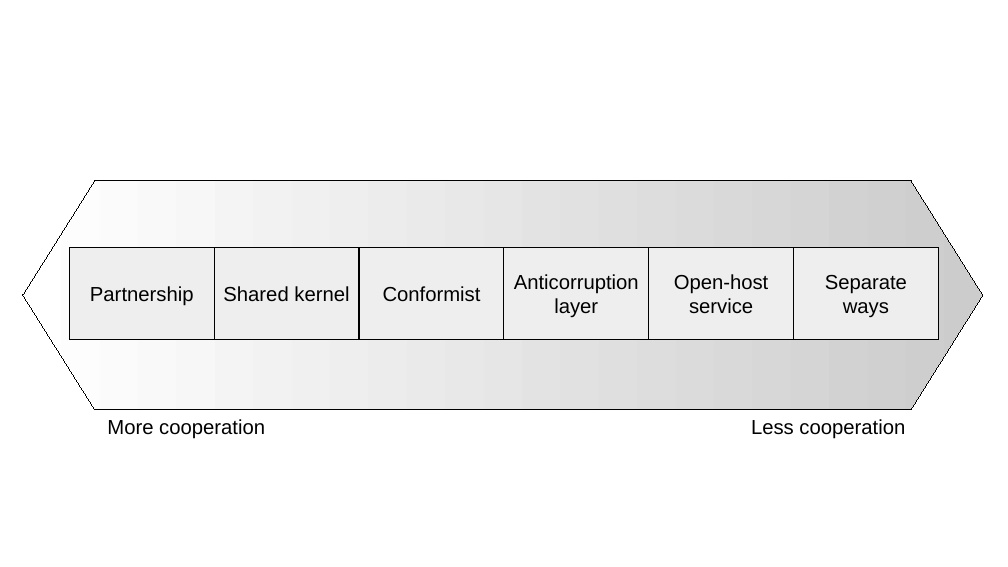
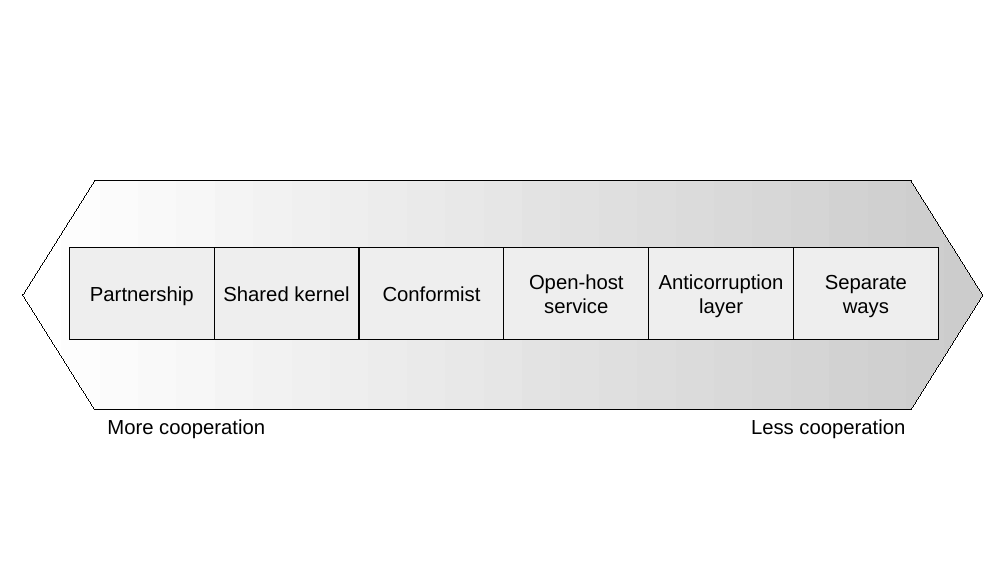
Before and after one commit to megakevin/end-point-blog, a slide deck: slide 7 of 2025/09/high-level-system-analysis-and-design-ddd-part-1/diagrams.odp. Drawn at 1008x567 pixels with LibreOffice and Linux fonts; fonts in the diff are those of the drawing. Boxes give left, top, right and bottom in pixels: in the first picture for what was removed or moved away, otherwise in the second. Text is boxed around its words. In the diff, an @@ line names an element or a change of style, - is before the commit and + after.

```diff
--- a/2025/09/high-level-system-analysis-and-design-ddd-part-1/diagrams.odp
+++ b/2025/09/high-level-system-analysis-and-design-ddd-part-1/diagrams.odp
@@ rectangle "Open-host service": place and size @@
-rectangle "Open-host service" at (649, 248, 794, 339)
+rectangle "Open-host service" at (504, 248, 649, 339)
@@ rectangle "Anticorruption layer": place and size @@
-rectangle "Anticorruption layer" at (504, 248, 649, 339)
+rectangle "Anticorruption layer" at (649, 248, 794, 339)
```
Also in this commit, not shown: 1 other slide changed, 1 other file.
